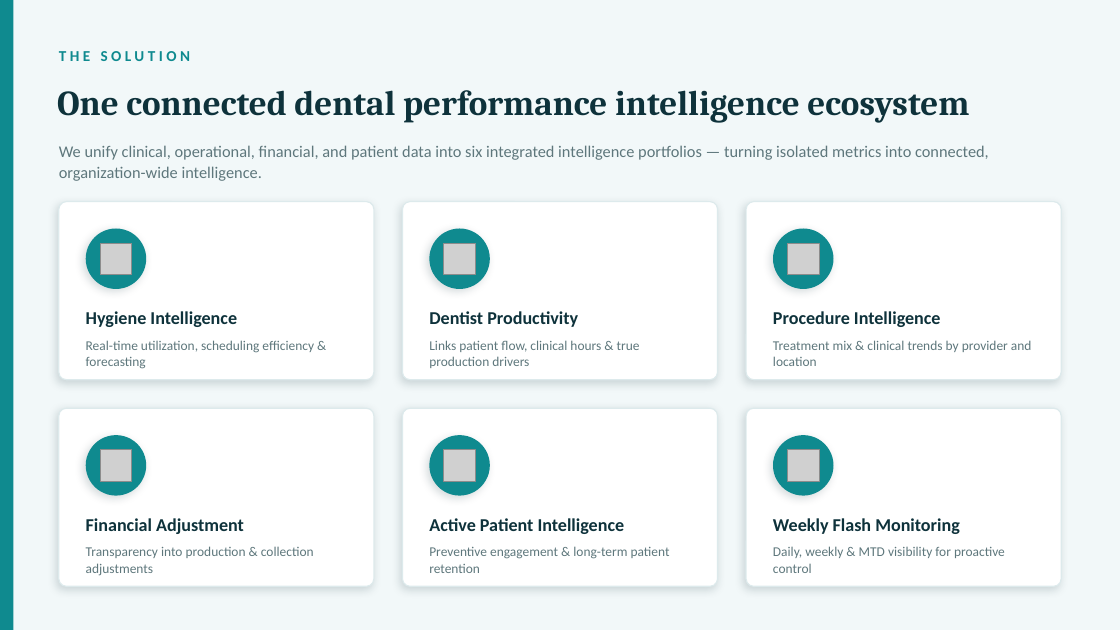
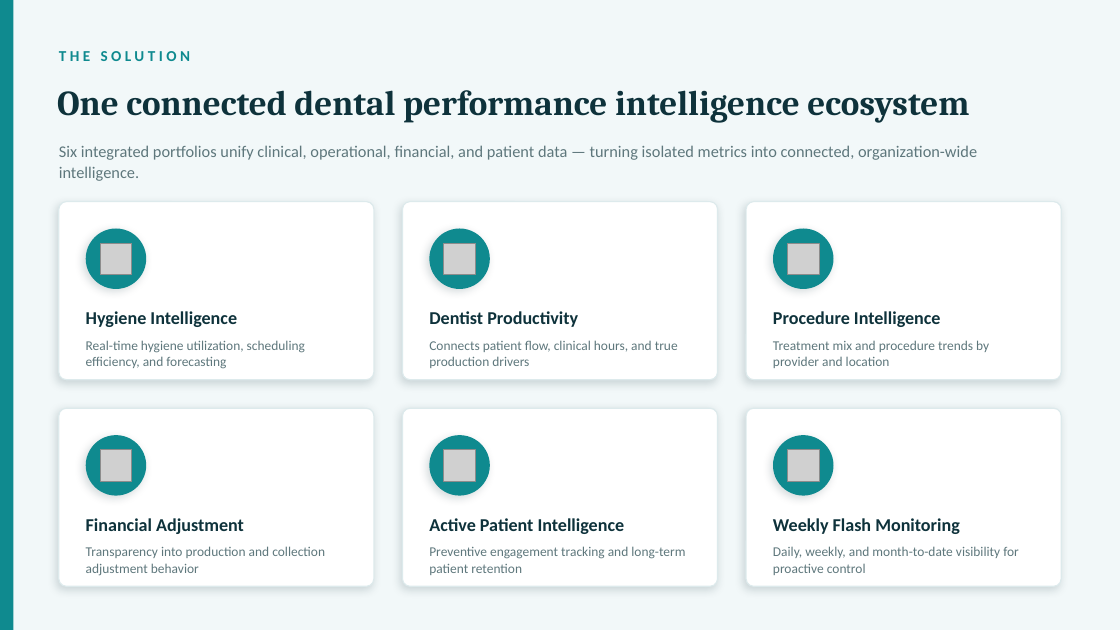
Before and after one commit to Aankitgupta/my-test-work, a slide deck: slide 2 of presentations/dental-intelligence-pitch.pptx. Drawn at 1120x630 pixels with LibreOffice and Linux fonts; fonts in the diff are those of the drawing; grey boxes stand for pictures. Boxes give left, top, right and bottom in pixels: in the first picture for what was removed or moved away, otherwise in the second. Text is boxed around its words. In the diff, an @@ line names an element or a change of style, - is before the commit and + after.

```diff
--- a/presentations/dental-intelligence-pitch.pptx
+++ b/presentations/dental-intelligence-pitch.pptx
@@ text at <box>59,145,977,181</box>: text changed @@
-We unify clinical, operational, financial, and patient data into six integrated intelligence portfolios — turning isolated metrics into connected, organization-wide intelligence.
+Six integrated portfolios unify clinical, operational, financial, and patient data — turning isolated metrics into connected, organization-wide intelligence.
@@ text at <box>86,340,305,369</box>: text changed @@
-Real-time utilization, scheduling efficiency & forecasting
+Real-time hygiene utilization, scheduling efficiency, and forecasting
@@ text at <box>429,340,678,368</box>: text changed @@
-Links patient flow, clinical hours & true production drivers
+Connects patient flow, clinical hours, and true production drivers
@@ text at <box>773,340,989,368</box>: text changed @@
-Treatment mix & clinical trends by provider and location
+Treatment mix and procedure trends by provider and location
@@ text at <box>86,546,325,576</box>: text changed @@
-Transparency into production & collection adjustments
+Transparency into production and collection adjustment behavior
@@ text at <box>429,546,685,575</box>: text changed @@
-Preventive engagement & long-term patient retention
+Preventive engagement tracking and long-term patient retention
@@ text at <box>773,546,1019,575</box>: text changed @@
-Daily, weekly & MTD visibility for proactive control
+Daily, weekly, and month-to-date visibility for proactive control
```
Also in this commit, not shown: 2 other slides changed, 1 other file.
